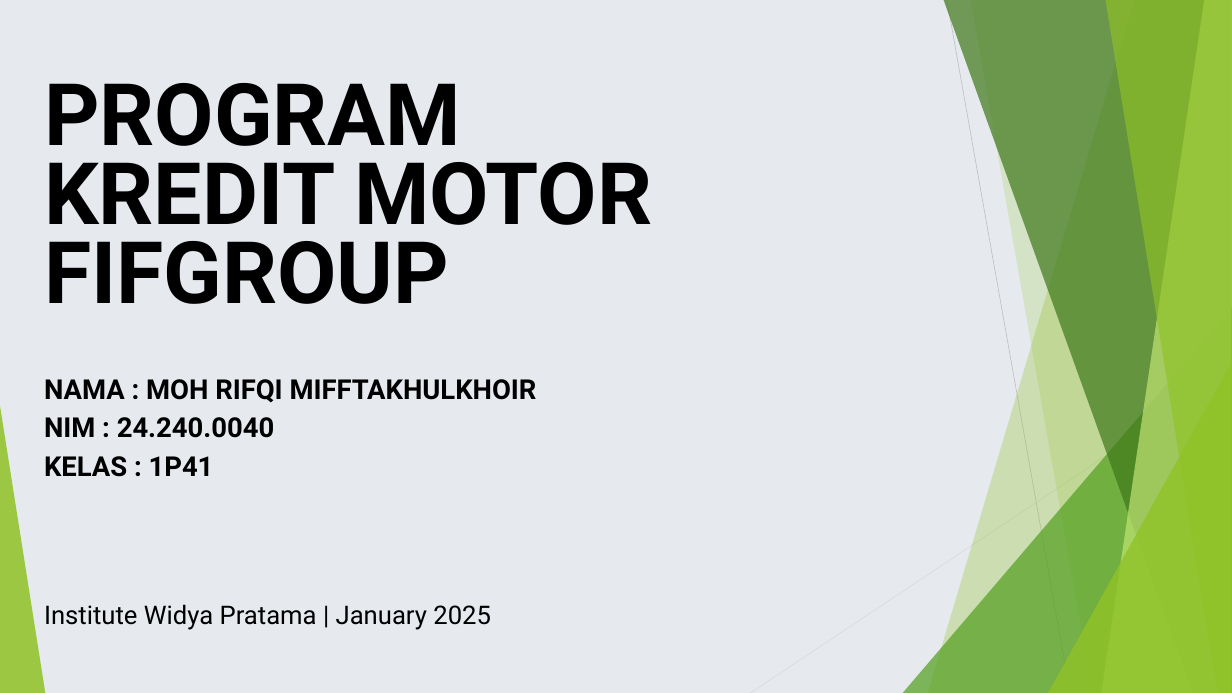
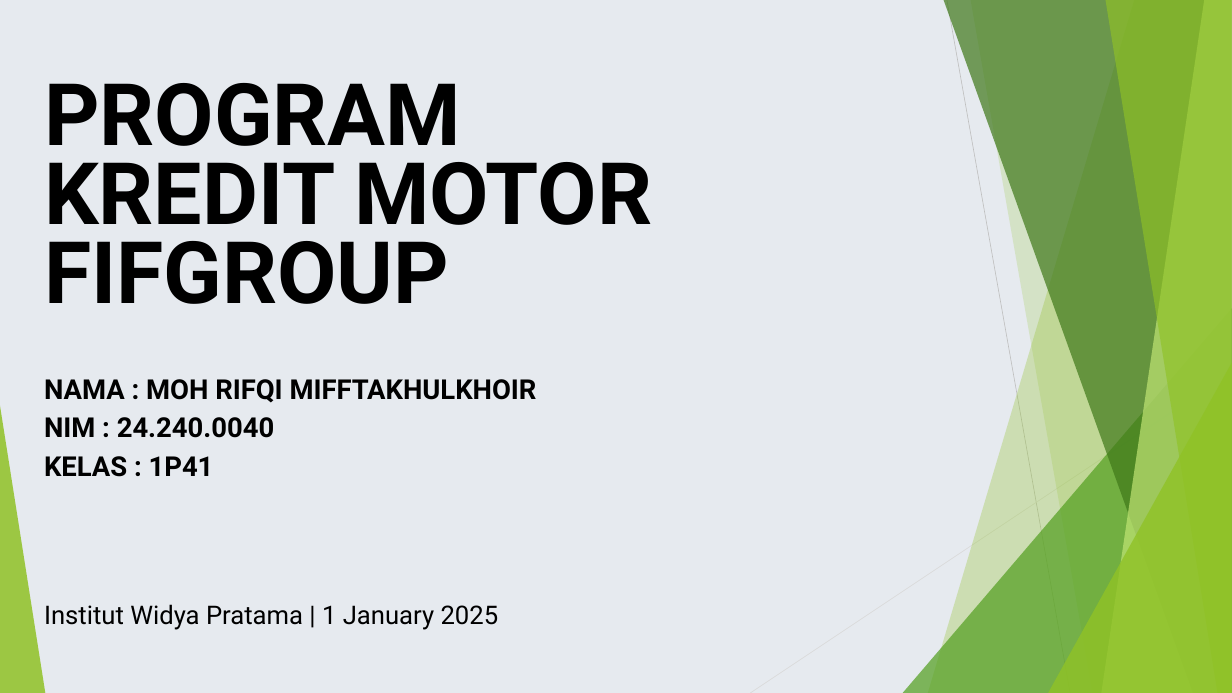
Before and after one commit to ripqi234/Project-java-kredit-motor, a slide deck: slide 1 of Projek akhir algoritma- _ 24.240.0040 _ MOH RIFQI MIFFTAKHULKHOIR.pptx. Drawn at 1232x693 pixels with LibreOffice and Linux fonts; fonts in the diff are those of the drawing. Boxes give left, top, right and bottom in pixels: in the first picture for what was removed or moved away, otherwise in the second. Text is boxed around its words. In the diff, an @@ line names an element or a change of style, - is before the commit and + after.

```diff
--- a/Projek akhir algoritma- _ 24.240.0040 _ MOH RIFQI MIFFTAKHULKHOIR.pptx
+++ b/Projek akhir algoritma- _ 24.240.0040 _ MOH RIFQI MIFFTAKHULKHOIR.pptx
@@ text at bbox=[44, 604, 499, 630]: text changed @@
-Institute Widya Pratama | January 2025
+Institut Widya Pratama | 1 January 2025
```
Also in this commit, not shown: 4 other slides changed, 1 slide added, 1 slide removed, 16 other files.
